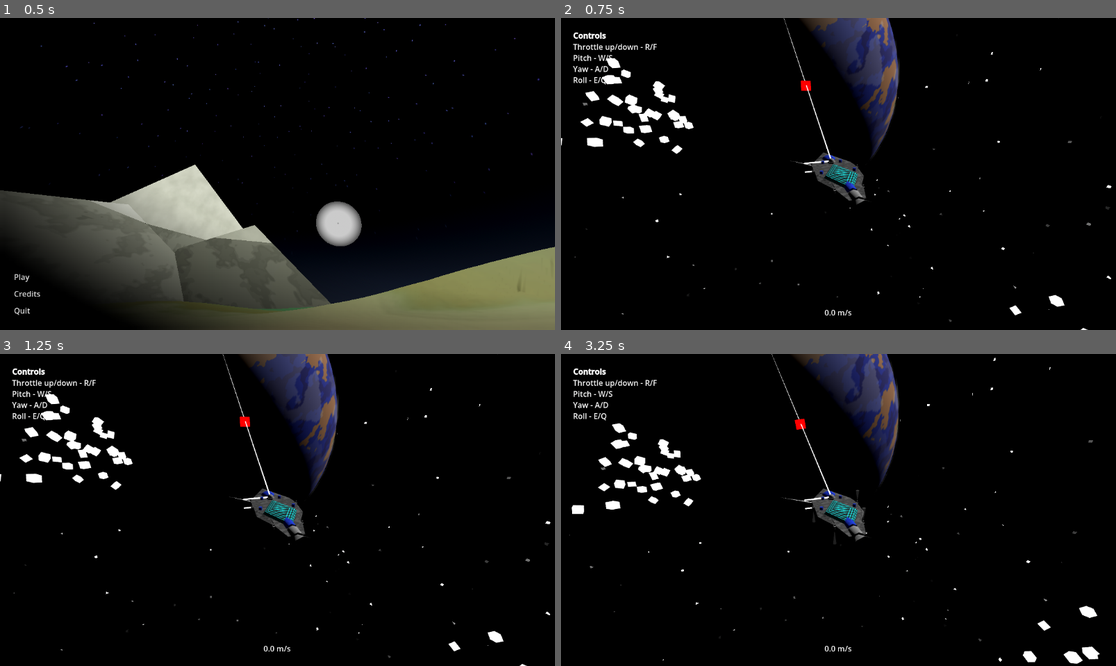
Above: before the commit, frames 1-4 (two rows, left to right).
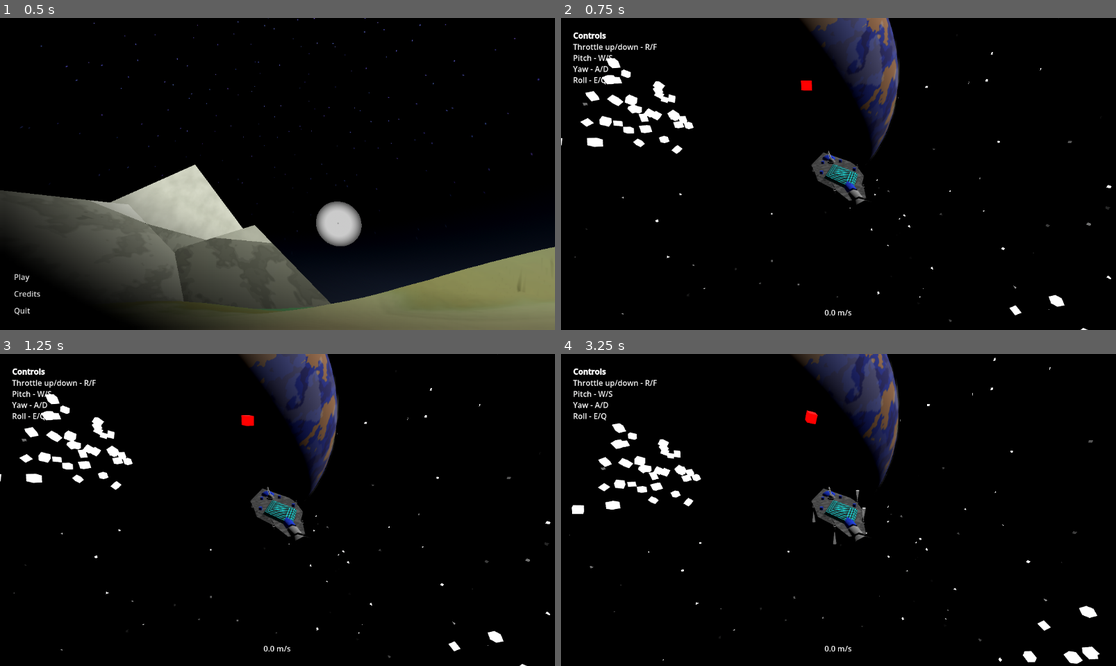
Above: after the commit, the same moments.

Repository: Ortley/black-hole-stars
Game: Godot game, scene res://scene/init.tscn
Two runs of this game, one before a commit and one after it. Both use one fixed random seed, a clock stepped at 60 frames per second and the inputs below. The engine's default icon, where the game draws it, is replaced by a stand-in: a white triangle on a blue panel in a dark square.
Inputs (mouse positions are in pixels of both pictures, inside the frame that each line leads up to):
- Up to frame 1 (0.5 s): no input
- Up to frame 2 (0.75 s): click "Play" at 0.5 s
- Up to frame 3 (1.25 s): no input
- Up to frame 4 (3.25 s): tap Enter at 1.25 s; move the mouse to (960, 494) at 1.27 s; hold E (roll_right) 1.28-2.03 s; hold Space (sas) 1.28-2.03 s; click (960, 494) at 1.42 s; move the mouse to (727, 525) at 2.02 s; hold Down 2.03-2.78 s; tap S (test_cam_backward) at 2.1 s; move the mouse to (894, 441) at 2.77 s; hold E (roll_right) from 2.78 s (still down); tap W (test_cam_forward) at 2.85 s

Frame 1 is identical in both runs. In frame 2, 0.2% of the frame differs, in the area x 40-49%, y 0-50%; in frame 3, 0.2%; in frame 4, 0.4%, in the area x 37-55%, y 0-62%.

Commit message:
improved Targets data handling + RCS material + Weapon material

Diff:
--- a/res/parts/rcs/orth_4_horn.tscn
+++ b/res/parts/rcs/orth_4_horn.tscn
@@ -16,7 +16,7 @@
 
 [sub_resource type="StandardMaterial3D" id="StandardMaterial3D_rn8gi"]
 transparency = 1
-albedo_color = Color(1, 1, 1, 0.45882353)
+albedo_color = Color(1, 1, 1, 0.8509804)
 albedo_texture = SubResource("NoiseTexture2D_bgaql")
 emission_enabled = true
 emission = Color(0.556953, 0.556953, 0.556953, 1)
--- a/res/parts/weapon/turret_mk1.tscn
+++ b/res/parts/weapon/turret_mk1.tscn
@@ -31,15 +31,13 @@
 mesh = SubResource("SphereMesh_tqxdh")
 
 [node name="CSGCylinder3D" type="CSGCylinder3D" parent="Pivot" unique_id=1421846932]
-transform = Transform3D(1, 0, 0, 0, -4.371139e-08, -1, 0, 1, -4.371139e-08, 0, 4.9322844e-06, -112.76758)
+transform = Transform3D(1, 0, 0, 0, -4.371139e-08, -1, 0, 1, -4.371139e-08, 0, 2.9802322e-08, -0.5504761)
 layers = 2
 radius = 0.05
-height = 225.53516
+height = 1.0
+
+[node name="CSGBox3D" type="CSGBox3D" parent="Pivot" unique_id=1007710854]
+transform = Transform3D(1, 0, 0, 0, 1, 0, 0, 0, 1, 0, 0, -0.6)
+layers = 2
+size = Vector3(0.02, 0.105, 0.8)
 material = SubResource("StandardMaterial3D_tqxdh")
-
-[node name="CSGCylinder3D2" type="CSGCylinder3D" parent="Pivot" unique_id=958113394]
-transform = Transform3D(1, 0, 0, 0, -1, 8.742278e-08, 0, -8.742278e-08, -1, 0, 0.89375013, -0.012500008)
-layers = 2
-radius = 0.05
-height = 1.8125
-material = SubResource("StandardMaterial3D_tqxdh")
--- a/scene/game.tscn
+++ b/scene/game.tscn
@@ -740,6 +740,8 @@
 [node name="NormalSpaceBody" type="RigidBody3D" parent="World/Normal" unique_id=2057398848]
 unique_name_in_owner = true
 transform = Transform3D(1, 0, 0, 0, 1, 0, 0, 0, 1, 0, 5, -14)
+linear_velocity = Vector3(0.5, 0.2, 0)
+angular_velocity = Vector3(0.20943952, 0.62831855, 0)
 script = ExtResource("1_5kiuu")
 metadata/_custom_type_script = "uid://bam1jhwo5dvuo"
 
--- a/script/autoload/targets.gd
+++ b/script/autoload/targets.gd
@@ -1,24 +1,17 @@
 extends Node
 
-class TargetData:
-	var real_pos: DoubleVector
-
-var list: Array[TargetData] = []
+var list: Array[DoubleVector] = []
 var mask: Array[bool] = []
 
 var free_count: int = 0
 var lowest_free: int = 0
 var highest_free: int = 0
 
-func _process(delta: float) -> void:
-	for t in list:
-		print(t.real_pos)
-
 func add_target(t: Target) -> int:
 	var idx := -1
 	if free_count == 0:
-		list.append(TargetData.new())
-		list[-1].real_pos = t.real_pos
+		list.append(t.real_pos)
+		#list[-1] = t.real_pos
 		mask.append(true)
 		idx = list.size() - 1
 	else:
@@ -32,14 +25,6 @@
 
 	return idx
 
-func update_target_pos(t: int, x: float, y: float, z: float):
-	list[t].real_pos.x = x
-	list[t].real_pos.y = y
-	list[t].real_pos.z = z
-
-func update_target(t: int, real_pos: DoubleVector):
-	list[t].real_pos = real_pos
-
 func free_target(i: int) -> void:
 	mask[i] = false
 
--- a/script/class/double_vector.gd
+++ b/script/class/double_vector.gd
@@ -28,6 +28,14 @@
 static func from_vec3(v: Vector3) -> DoubleVector:
 	return DoubleVector.new(v.x, v.y, v.z)
 
+func duplicate() -> DoubleVector:
+	return DoubleVector.new(x, y, z)
+
+func write_into(from: DoubleVector):
+	x = from.x
+	y = from.y
+	z = from.z
+
 func vec3() -> Vector3:
 	return Vector3(x, y, z)
 
--- a/script/class/normal_space_body.gd
+++ b/script/class/normal_space_body.gd
@@ -27,31 +27,27 @@
 			target_idxs.append(Targets.add_target(child))
 			targets.append(child)
 
-	real_pos.x = position.x
-	real_pos.y = position.y
-	real_pos.z = position.z
 
 func _process(delta: float) -> void:
-	var p := DoubleVector.new()
 	for i in targets.size():
-		p.x = targets[i].global_position.x - global_position.x + real_pos.x
-		p.y = targets[i].global_position.y - global_position.y + real_pos.y
-		p.z = targets[i].global_position.z - global_position.z + real_pos.z
-		Targets.update_target_pos(target_idxs[i], p.x, p.y, p.z)
+		targets[i].real_pos.x = targets[i].global_position.x - global_position.x + real_pos.x
+		targets[i].real_pos.y = targets[i].global_position.y - global_position.y + real_pos.y
+		targets[i].real_pos.z = targets[i].global_position.z - global_position.z + real_pos.z
 
-	if weapons and weapons[0]:
-		attack_target = Targets.list[0].real_pos
-		var global := attack_target.vec3()
+			#Targets.update_target_pos(target_idxs[i], p.x, p.y, p.z)
 
-		weapons[0].target = weapons[0].to_local(global)
-		weapons[1].target = weapons[1].to_local(global)
+	attack_target = Targets.list[0]
+	var global := attack_target.vec3()
 
+	for weapon in weapons:
+		print(global_position)
+		weapon.target = weapon.to_local(global)
 
 func _physics_process(_delta: float) -> void:
-	real_pos.x += position.x - prev.x
-	real_pos.y += position.y - prev.y
-	real_pos.z += position.z - prev.z
-	prev = position
+	real_pos.x += global_position.x - prev.x
+	real_pos.y += global_position.y - prev.y
+	real_pos.z += global_position.z - prev.z
+	prev = global_position
 
 	for thruster in thrusters:
 		apply_force(thruster.magnitude * thruster.global_basis.z * thruster.throttle, thruster.global_position - global_position)
--- a/script/class/rcs.gd
+++ b/script/class/rcs.gd
@@ -14,7 +14,7 @@
 
 func _process(_delta: float) -> void:
 	exhaust.visible = active
-	exhaust.scale.x = 1 + noise.get_noise_1d(Time.get_ticks_msec() / 25.0) / 50
+	exhaust.scale.x = 1 + noise.get_noise_1d(Time.get_ticks_msec() / 25.0) / 50 + 0.025 * sin(Time.get_ticks_msec() / 100.0)
 	exhaust.scale.y = 1 + noise.get_noise_1d((500 + Time.get_ticks_msec()) / 25.0) / 5
 	exhaust.scale.z = 1 + noise.get_noise_1d((750 + Time.get_ticks_msec()) / 25.0) / 5
 
--- a/script/class/weapon.gd
+++ b/script/class/weapon.gd
@@ -4,15 +4,21 @@
 @export var range: float
 
 @onready var pivot: Node3D = $Pivot
+@onready var csg_box_3d: CSGBox3D = $Pivot/CSGBox3D
 
 var target := Vector3.FORWARD
 
 func _ready() -> void:
 	pivot.basis.y = Vector3.LEFT
 
+	csg_box_3d.material = csg_box_3d.material.duplicate(true)
+
 func _process(delta: float) -> void:
 	var a = Basis.looking_at(target, pivot.basis.y)
 	if a.z.dot(Vector3.DOWN) < cos(range):
+		(csg_box_3d.material as StandardMaterial3D).emission = Color.RED
 		a = a.slerp(Basis.looking_at(Vector3.UP, a.y), absf(range / acos(a.z.dot(Vector3.DOWN)) - 1))
+	else:
+		(csg_box_3d.material as StandardMaterial3D).emission = Color.WHITE
 
 	pivot.basis = a
